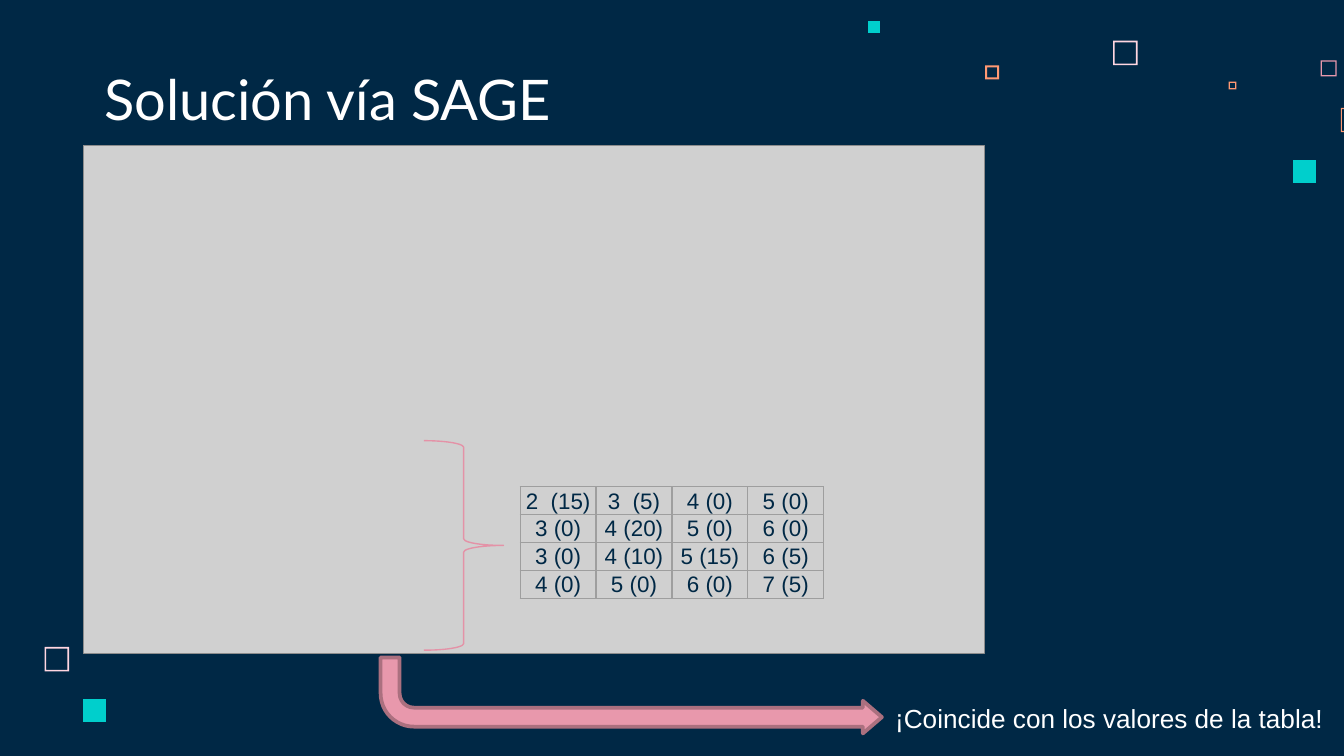
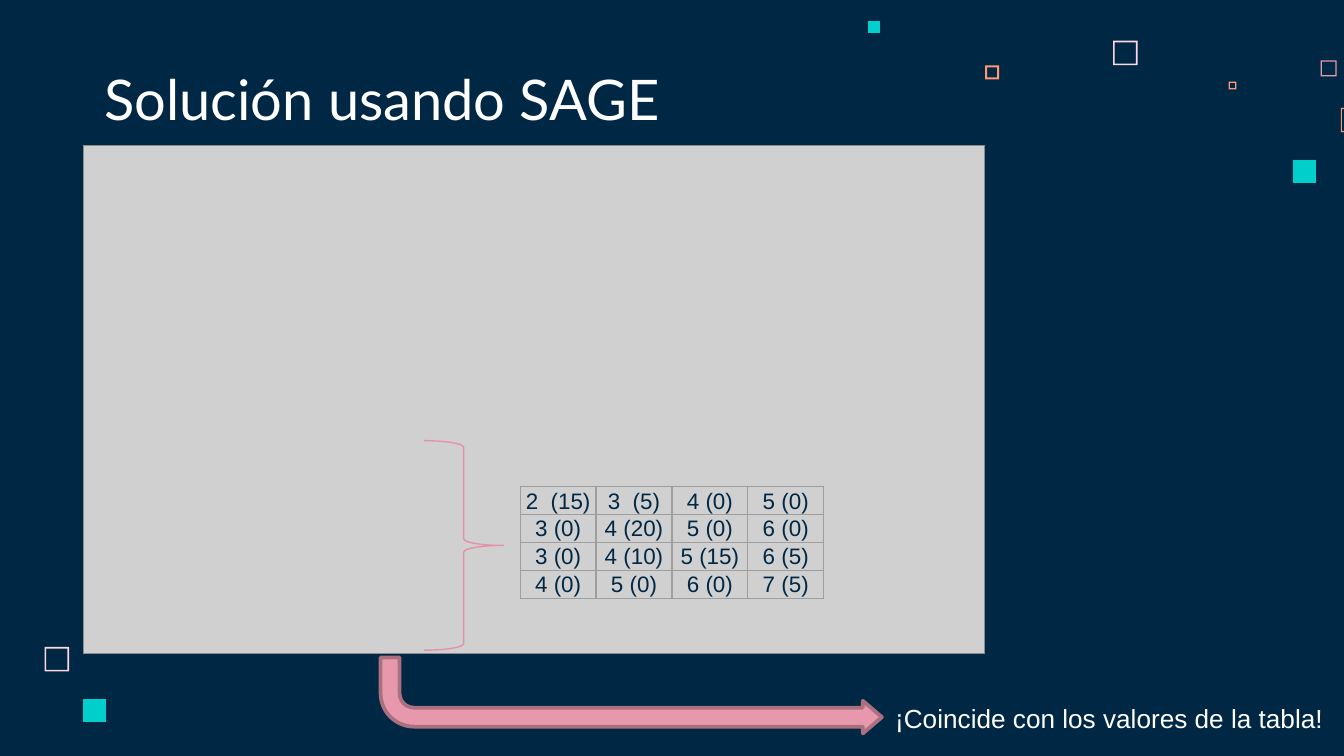
Before and after one commit to Fertry/MASI, a slide deck: slide 33 of Presentación - Problema del Transporte MASI.pptx. Drawn at 1344x756 pixels with LibreOffice and Linux fonts; fonts in the diff are those of the drawing; grey boxes stand for pictures. Boxes give left, top, right and bottom in pixels: in the first picture for what was removed or moved away, otherwise in the second. Text is boxed around its words. In the diff, an @@ line names an element or a change of style, - is before the commit and + after.

```diff
--- a/Presentación - Problema del Transporte MASI.pptx
+++ b/Presentación - Problema del Transporte MASI.pptx
@@ title at bbox=[104, 78, 660, 121]: text changed @@
-Solución vía SAGE
+Solución usando SAGE
```
Also in this commit, not shown: 8 other slides changed, 4 slides added, 1 slide removed, 3 other files.
